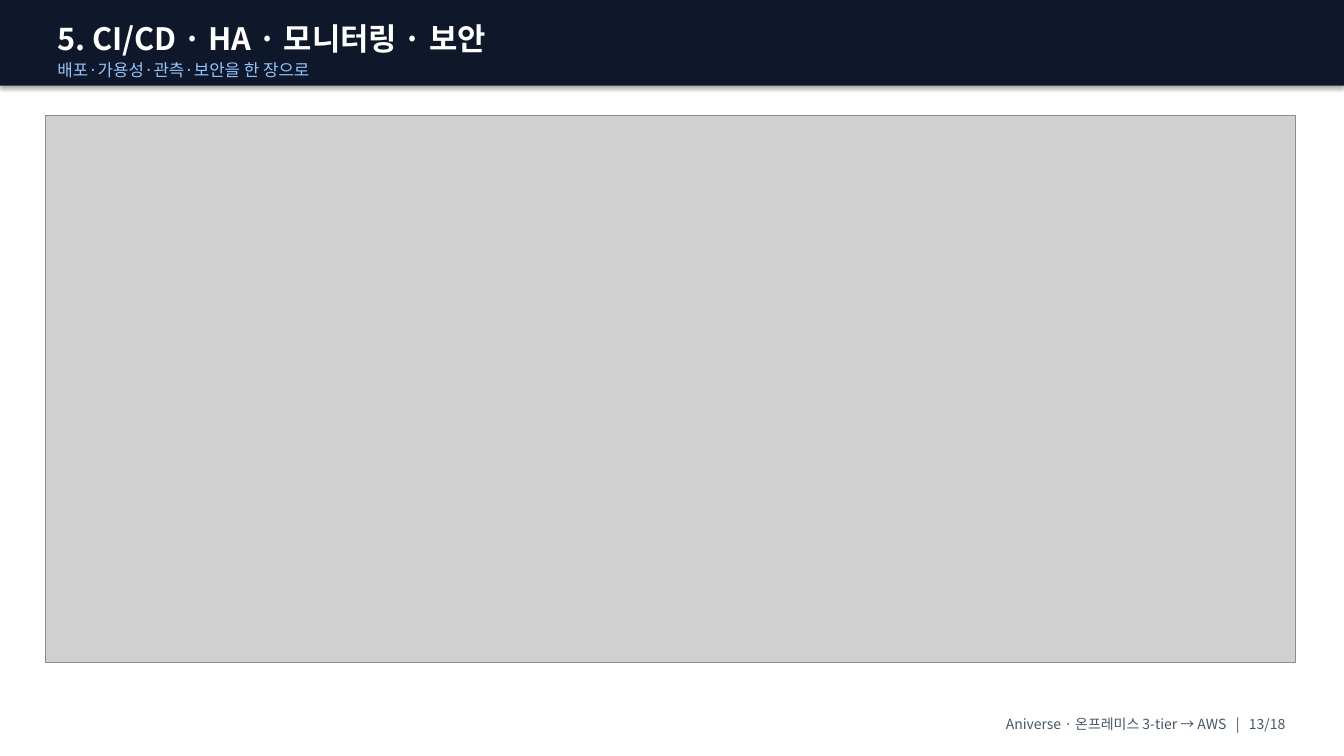
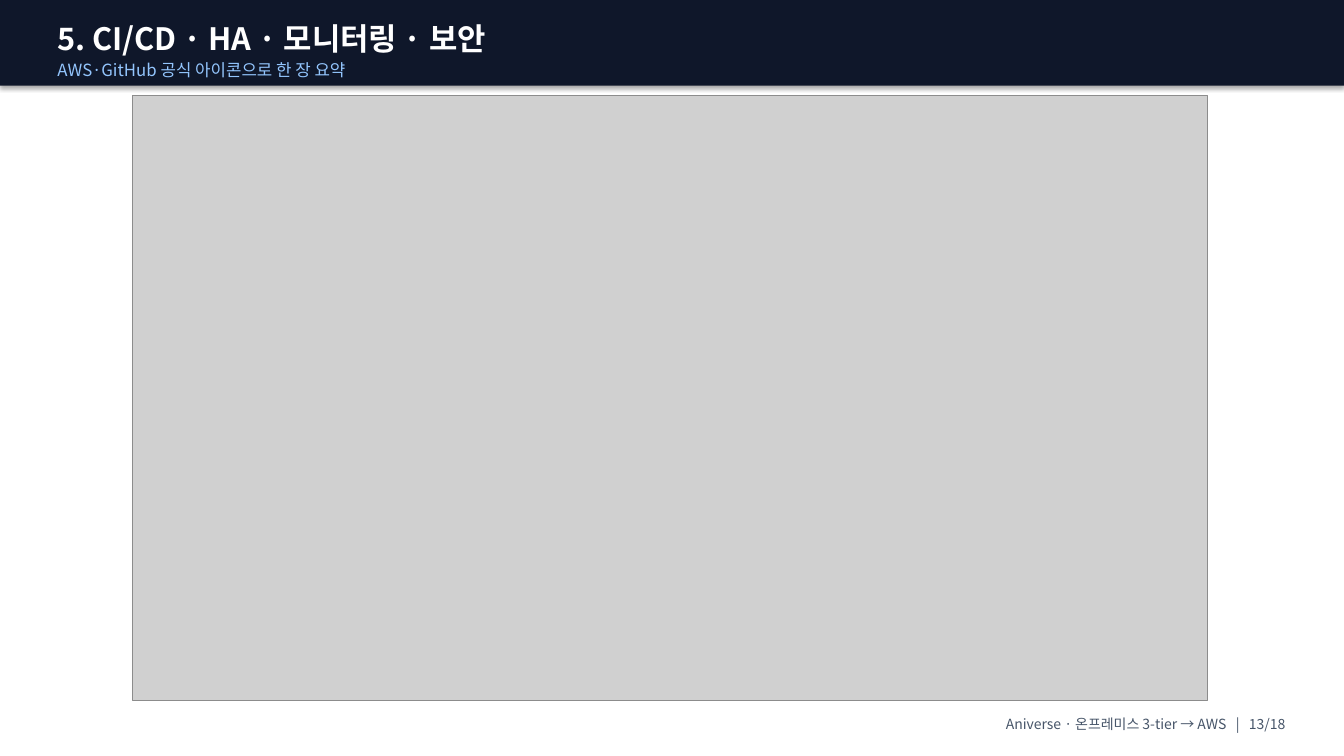
Before and after one commit to ho0215/anime-project-infra, a slide deck: slide 13 of docs/presentation/ppt/Aniverse_발표_강사용.pptx. Drawn at 1344x756 pixels with LibreOffice and Linux fonts; fonts in the diff are those of the drawing; grey boxes stand for pictures. Boxes give left, top, right and bottom in pixels: in the first picture for what was removed or moved away, otherwise in the second. Text is boxed around its words. In the diff, an @@ line names an element or a change of style, - is before the commit and + after.

```diff
--- a/docs/presentation/ppt/Aniverse_발표_강사용.pptx
+++ b/docs/presentation/ppt/Aniverse_발표_강사용.pptx
@@ text at (57, 62, 346, 78): text changed @@
-배포·가용성·관측·보안을 한 장으로
+AWS·GitHub 공식 아이콘으로 한 장 요약
@@ picture: place and size @@
-picture at (45, 116, 1296, 662)
+picture at (133, 96, 1209, 701)
```
Also in this commit, not shown: 7 other slides changed, 49 other files.
